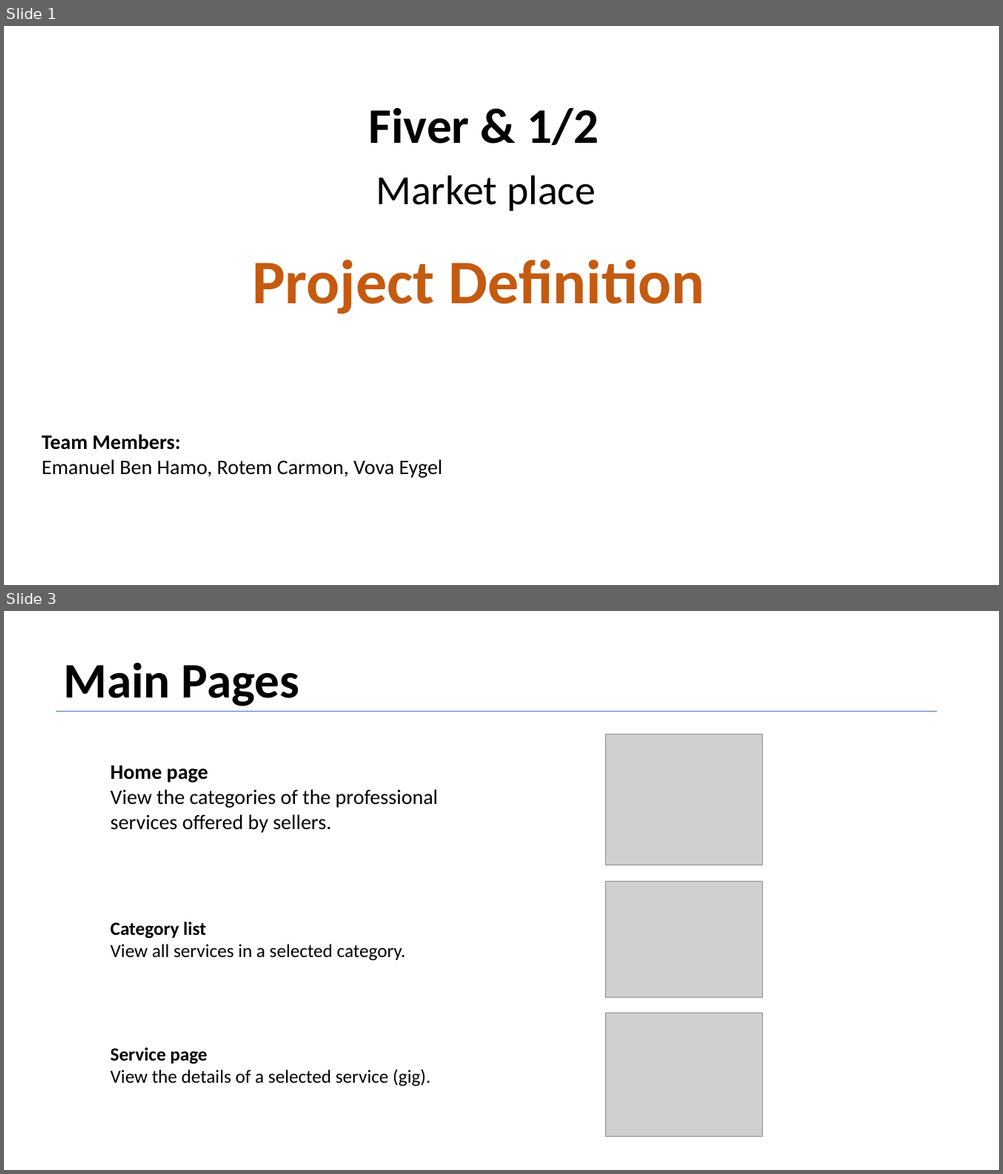
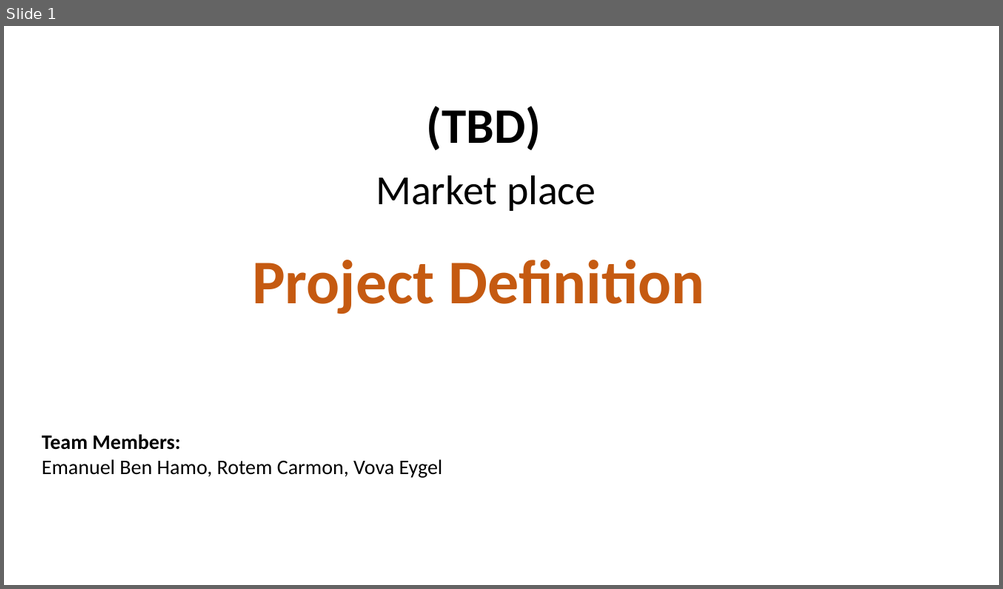
Before and after one commit to EmanuelBenHamo/Fiver-Final-Sprint, a slide deck: Product Definition Document Sample - Vybing - v1.5.pptx. Shown one above the other, each under a label of ours: slides 1 and 3 before the commit, slide 1 after it; the slides between them are not shown. The pictures are 1003x1174 and 1003x589 pixels, drawn with LibreOffice and Linux fonts; fonts in the diff are those of the drawing; grey boxes stand for pictures. Boxes give left, top, right and bottom in pixels: in the first picture for what was removed or moved away, otherwise in the second. Text is boxed around its words. In the diff, an @@ line names an element or a change of style, - is before the commit and + after.

```diff
--- a/Product Definition Document Sample - Vybing - v1.5.pptx
+++ b/Product Definition Document Sample - Vybing - v1.5.pptx
@@ slide 3 removed at box(4, 611, 999, 1170), background #FFFFFF @@
@@ text removed at box(63, 663, 299, 706) @@
-Main Pages
@@ line removed from (57, 711) to (936, 711) @@
@@ picture removed at box(606, 734, 762, 866) @@
@@ text removed at box(111, 765, 438, 833) @@
-Home page
-View the categories of the professional services offered by sellers.
@@ picture removed at box(606, 881, 762, 997) @@
@@ text removed at box(111, 922, 406, 961) @@
-Category list
-View all services in a selected category.
@@ picture removed at box(606, 1013, 762, 1137) @@
@@ left right arrow removed at box(836, 1021, 840, 1030) @@
@@ text removed at box(111, 1048, 430, 1087) @@
-Service page
-View the details of a selected service (gig).
@@ left right arrow removed at box(836, 1039, 840, 1048) @@
@@ left right arrow removed at box(835, 1075, 839, 1083) @@
@@ left right arrow removed at box(836, 1057, 839, 1065) @@
@@ slide 1 changed as well @@
@@ text at box(427, 106, 541, 150): text changed @@
-Fiver & 1/2
+(TBD)
```
Also in this commit, not shown: 2 other slides changed, 17 slides added, 7 other slides removed.
